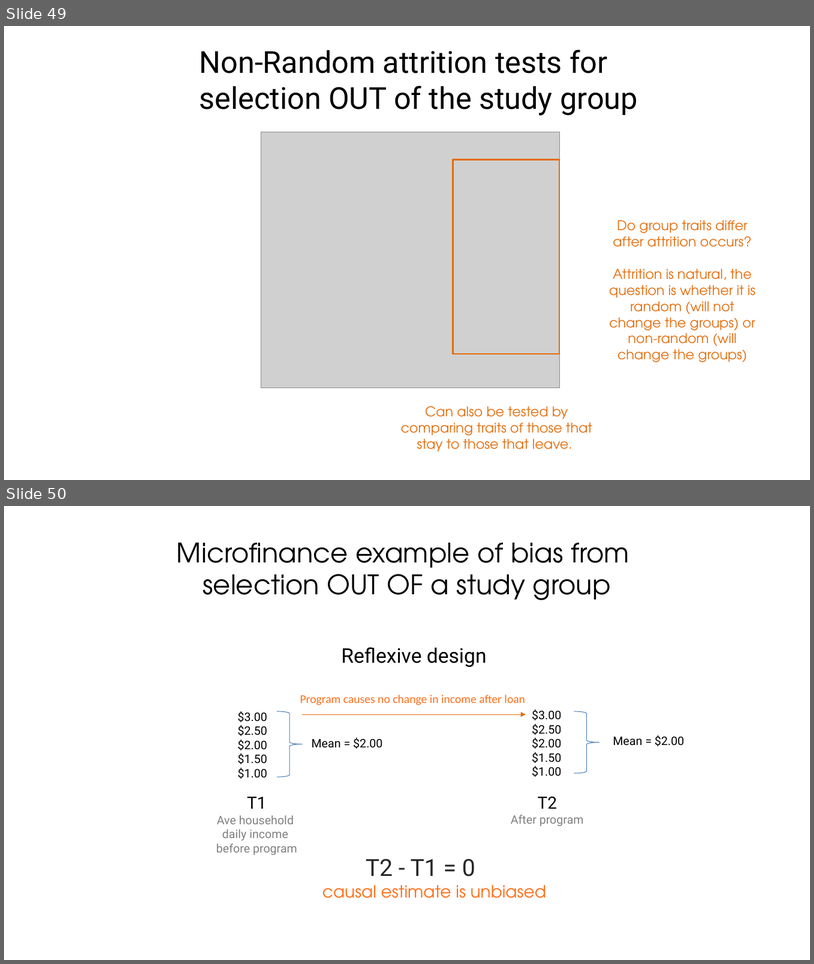
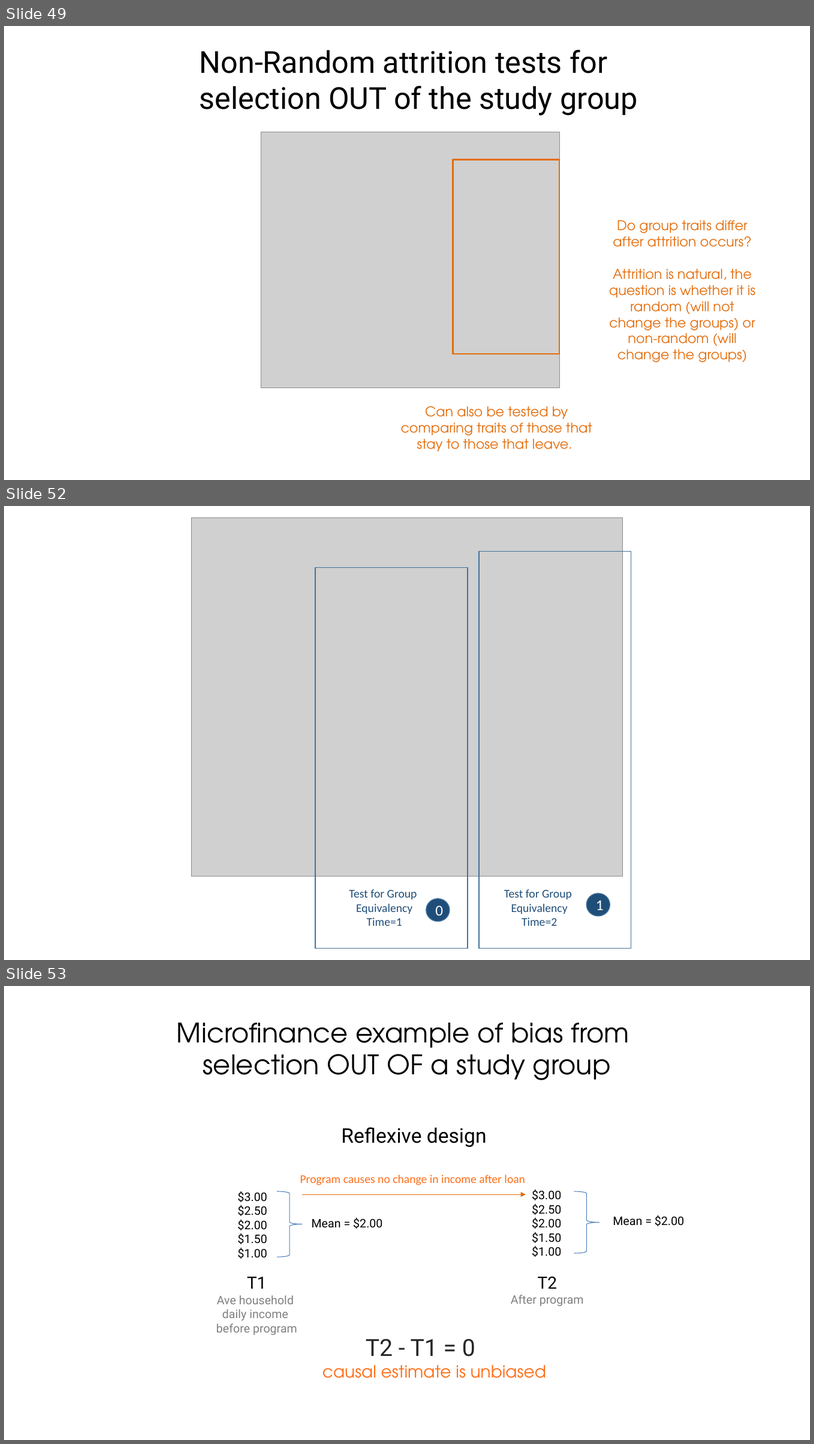
Before and after one commit to Watts-College/cpp-524-fall-2021, a slide deck: lectures/p-02-tests-for-cf-validity.pptx. Shown one above the other, each under a label of ours: slides 49 and 50 before the commit, slides 49, 52 and 53 after it; the slides between them are not shown. The pictures are 814x964 and 814x1444 pixels, drawn with LibreOffice and Linux fonts; fonts in the diff are those of the drawing; grey boxes stand for pictures. Boxes give left, top, right and bottom in pixels: in the first picture for what was removed or moved away, otherwise in the second. Text is boxed around its words. In the diff, an @@ line names an element or a change of style, - is before the commit and + after.

```diff
--- a/lectures/p-02-tests-for-cf-validity.pptx
+++ b/lectures/p-02-tests-for-cf-validity.pptx
@@ slide 52 added at <box>4,506,810,960</box>, background #FFFFFF @@
@@ group added at <box>192,517,632,948</box>: 2 texts, 2 ellipses, 2 rectangles, 1 picture @@
+Test for Group
+Equivalency
+Time=1
+0
+1
+Test for Group
+Equivalency
+Time=2
@@ what was slide 50 is now slide 53 @@
```
Also in this commit, not shown: 2 other slides added, 6 other files.
